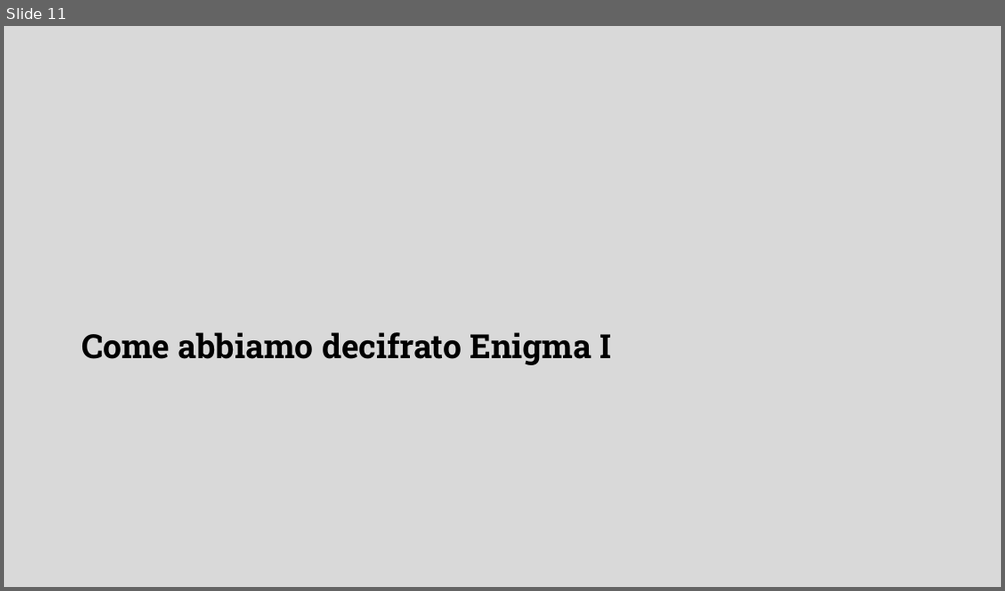
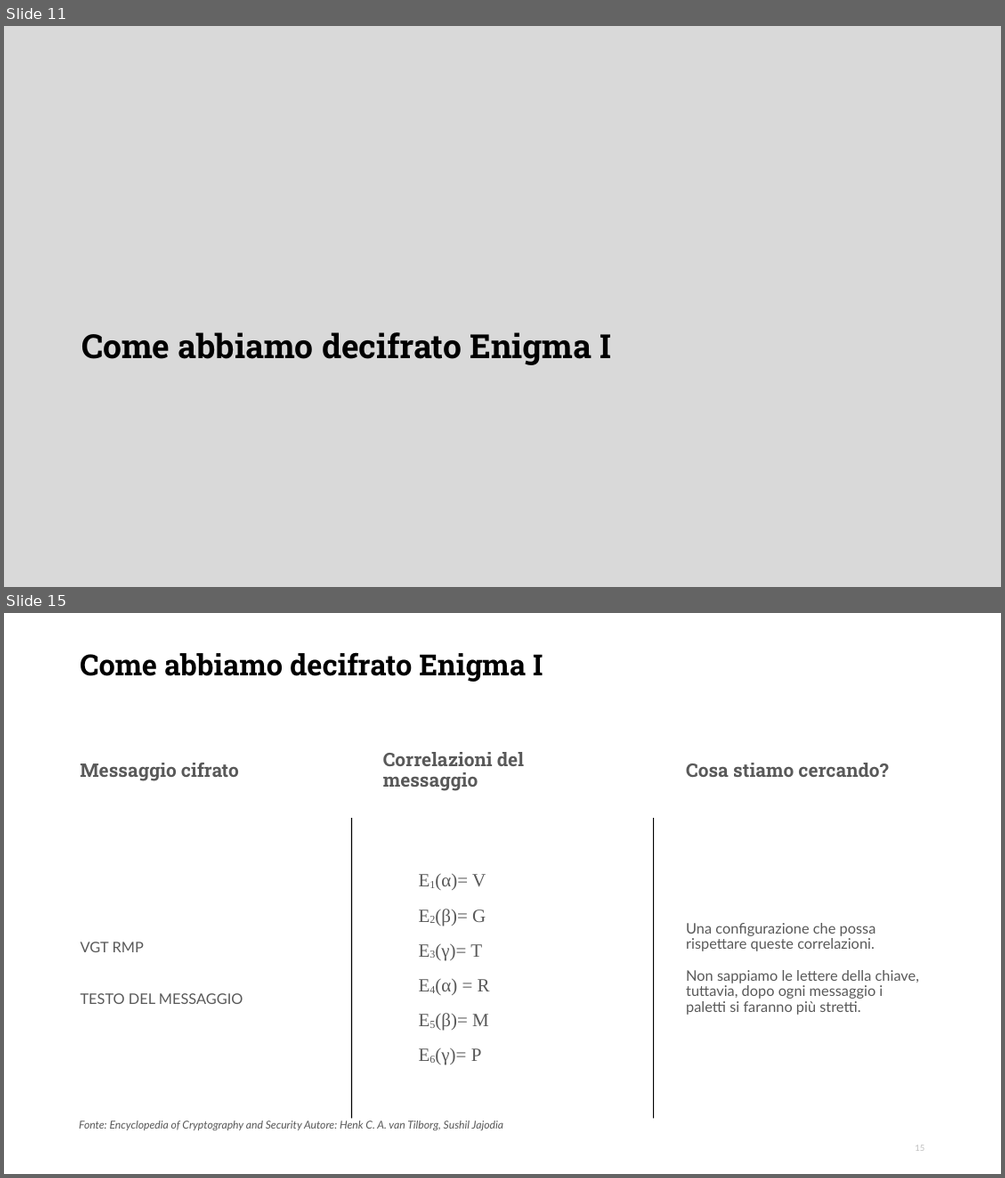
Before and after one commit to DanieleFerretti03/tesi-enigma, a slide deck: presentazione.odp. Shown one above the other, each under a label of ours: slide 11 before the commit, slides 11 and 15 after it; the slides between them are not shown. The pictures are 1005x591 and 1005x1178 pixels, drawn with LibreOffice and Linux fonts; fonts in the diff are those of the drawing; background and template pictures are left out. Boxes give left, top, right and bottom in pixels: in the first picture for what was removed or moved away, otherwise in the second. Text is boxed around its words. In the diff, an @@ line names an element or a change of style, - is before the commit and + after.

Commit message:
Completato capitolo Come abbiamo decifrato Enigma I

```diff
--- a/presentazione.odp
+++ b/presentazione.odp
@@ slide 15 added at bbox=[4, 613, 1001, 1174], background #FFFFFF @@
@@ title added at bbox=[80, 652, 542, 682], 28 pt, text #000000, bold @@
+Come abbiamo decifrato Enigma I
@@ text added at bbox=[80, 763, 239, 781], 18 pt, text #595959, bold @@
+Messaggio cifrato
@@ text added at bbox=[383, 752, 524, 791], 18 pt, text #595959, bold @@
+Correlazioni del messaggio
@@ text added at bbox=[686, 763, 888, 777], 18 pt, text #595959, bold @@
+Cosa stiamo cercando?
@@ line added from (352, 818) to (352, 1118), #000000 0.99 pt @@
@@ line added from (654, 818) to (654, 1118), #000000 0.99 pt @@
@@ text added at bbox=[435, 874, 490, 1065], 18 pt, text #595959 @@
+E1(α)= V
+E2(β)= G
+E3(γ)= T
+E4(α) = R
+E5(β)= M
+E6(γ)= P
@@ text added at bbox=[686, 923, 919, 1014], 14 pt, text #595959 @@
+Una configurazione che possa rispettare queste correlazioni.
+Non sappiamo le lettere della chiave, tuttavia, dopo ogni messaggio i paletti si faranno più stretti.
@@ text added at bbox=[81, 941, 243, 1004], 14 pt, text #595959 @@
+VGT RMP
+TESTO DEL MESSAGGIO
@@ text added at bbox=[79, 1120, 503, 1130], 10.5 pt, text #595959, italic @@
+Fonte: Encyclopedia of Cryptography and Security Autore: Henk C. A. van Tilborg, Sushil Jajodia
@@ page number added at bbox=[914, 1144, 924, 1151], 8.2 pt, text #BFBFBF @@
+15
```
Also in this commit, not shown: 1 slide changed, 9 other slides added, 1 slide removed, 1 other file.
